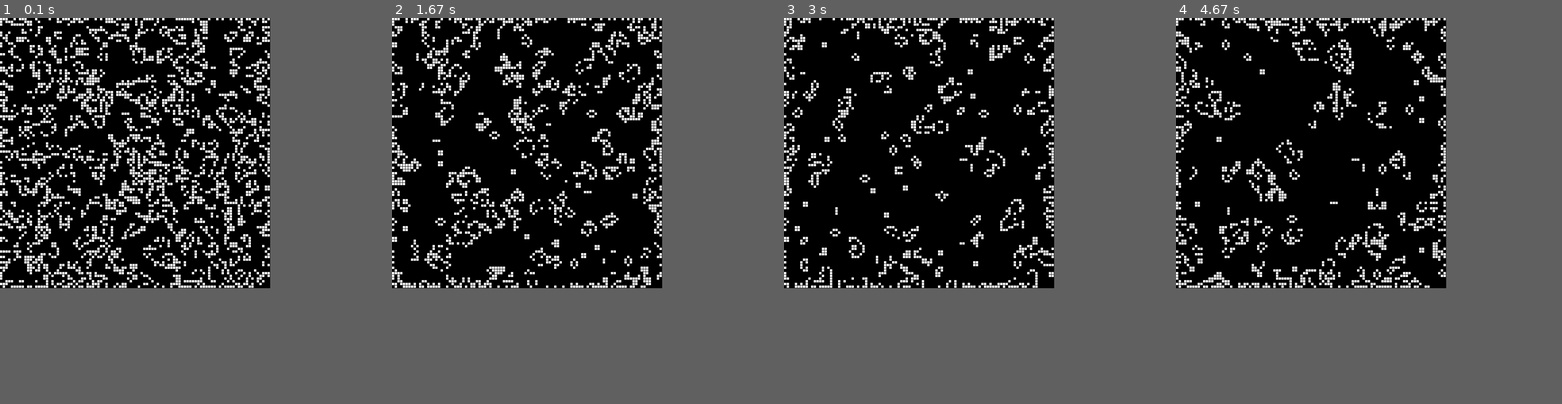
Above: before the commit, frames 1-4 (left to right).
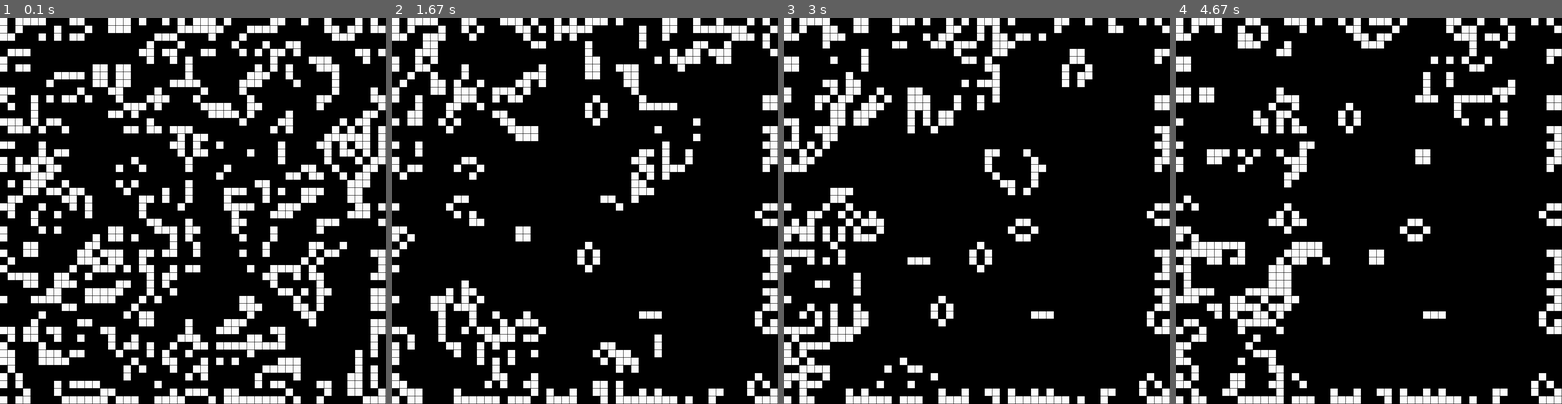
Above: after the commit, the same moments.

Repository: j3ns09/pygame-projects
Game: pygame game, started from life/main.py
Two runs of this game, one before a commit and one after it. Both use one fixed random seed, a clock stepped at 60 frames per second and the inputs below.
Inputs:
- Up to frame 1 (0.1 s): no input
- Up to frame 2 (1.67 s): no input
- Up to frame 3 (3 s): no input
- Up to frame 4 (4.67 s): no input
In our replay, the window is 630x630 before the commit and 900x900 after it. These sizes can differ from the game's own. Grey fills any space a smaller window leaves; there, only what the larger window draws over its background counts as a difference.

The runs differ from the first frame. In frame 1, 36% of the frame differs, in the area x 0-100%, y 0-100%; in frame 2, 22%; in frame 3, 20%; in frame 4, 20%.

Commit message:
screen value change

Diff:
--- a/life/main.py
+++ b/life/main.py
@@ -2,14 +2,15 @@
 import pygame
 
 # Constants
-WIDTH, HEIGHT = 700, 700
+WIDTH, HEIGHT = 1000, 1000
 TITLE = "Conway's game of Life"
 
-RESOLUTION = 7
+RESOLUTION = 20
 COLS, ROWS = WIDTH // RESOLUTION, HEIGHT // RESOLUTION
 
 # General global variable
 running = False
+framerate = 30
 
 # Pygame variables
 screen = None
@@ -51,7 +52,7 @@
 
 
     pygame.display.flip()
-    clock.tick(30)
+    clock.tick(framerate)
 
 def update_logic():
     global grid
@@ -97,12 +98,17 @@
 
 def main():
     setup()
+    frame = 0
 
     while running:
         update_logic()
         update_gui()
 
         check_inputs()
+        frame += 1
+
+        if (frame % framerate) == 0:
+            print(clock.get_fps())
 
 
 if __name__ == "__main__":
